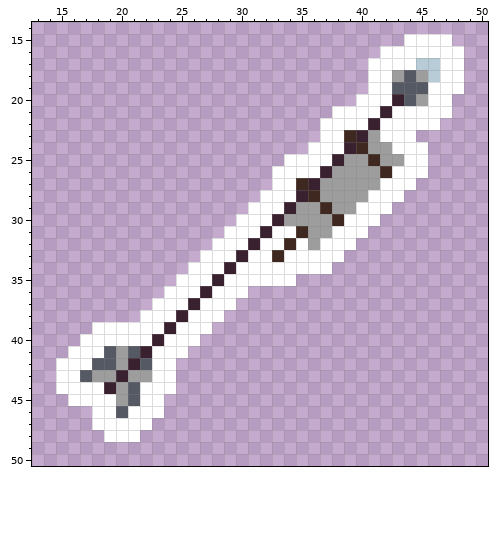
A pixel-art file gets an edit: 과거시험 시제/이미지 작업/interface/sk&item/item/demo_sin.aseprite. Above: the version before the commit.
64x64 pixels, 1 frame. Shown: x 13..50, y 14..50.
And afterwards:
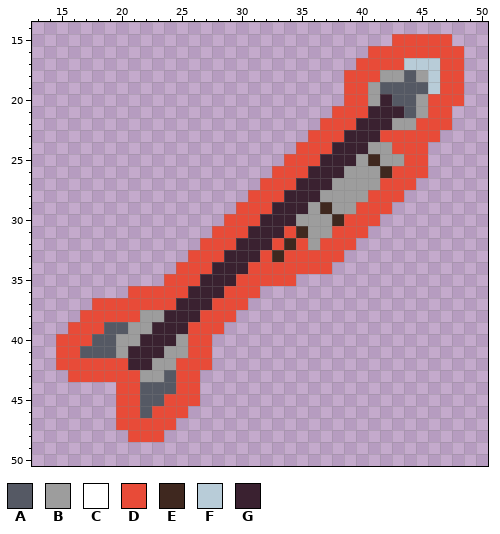
Palette (. is transparent): A #555964  B #9d9d9d  C #ffffff  D #e84b38  E #3f281f  F #b8ccd8  G #3a2130
Changes in this commit:
layer "Layer" added
layer "Layer 2" removed
Changed rows in their new state; - is an unchanged pixel.
first column x 15:
15 ----------------------------DDDDD-
16 --------------------------DDDDDDDD
17 -------------------------DDDDF--DD
18 ------------------------DDDB----DD
19 ------------------------DDBA---FDD
20 ------------------------DDBGA--DDD
21 -----------------------DDDG-GABDD-
22 ----------------------DDDG-GBBDDD-
23 ---------------------DDDG-GDDDDD--
24 --------------------DDDG-G--DDD---
25 -------------------DDDG-G----DD---
26 ------------------DDDG-G----DDD---
27 -----------------DDDG-G----DDD----
28 ----------------DDDG-G----DDD-----
29 ---------------DDDG-G----DDD------
30 --------------DDDG-G----DDD-------
31 -------------DDDG-GD---DDD--------
32 ------------DDDG-GD-D-DDD---------
33 -----------DDDG-GD-DDDDD----------
34 ----------DDDG-GDDDDDDD-----------
35 ---------DDDG-GDDDDD--------------
36 ------DDDDDG-GDDD-----------------
37 ---DDDDDDDG-GDDD------------------
38 --DDDDDBBG-GDDD-------------------
39 -DDDAABBG-GDDD--------------------
40 DDDAABBG-GBDD---------------------
41 DDAA--G-GBBDD---------------------
42 DDDDDD-GBBDDD---------------------
43 .DDDDDD-BADD----------------------
44 .....DDAAADD----------------------
45 -....DDAADDD----------------------
46 ---..DDADDD-----------------------
47 ---..DDDDD------------------------
48 ----..DDD-------------------------
Boxes around the changes in both pictures, in picture pixels (x1, y1, x2, y2):
changed: (56, 34, 464, 442)
